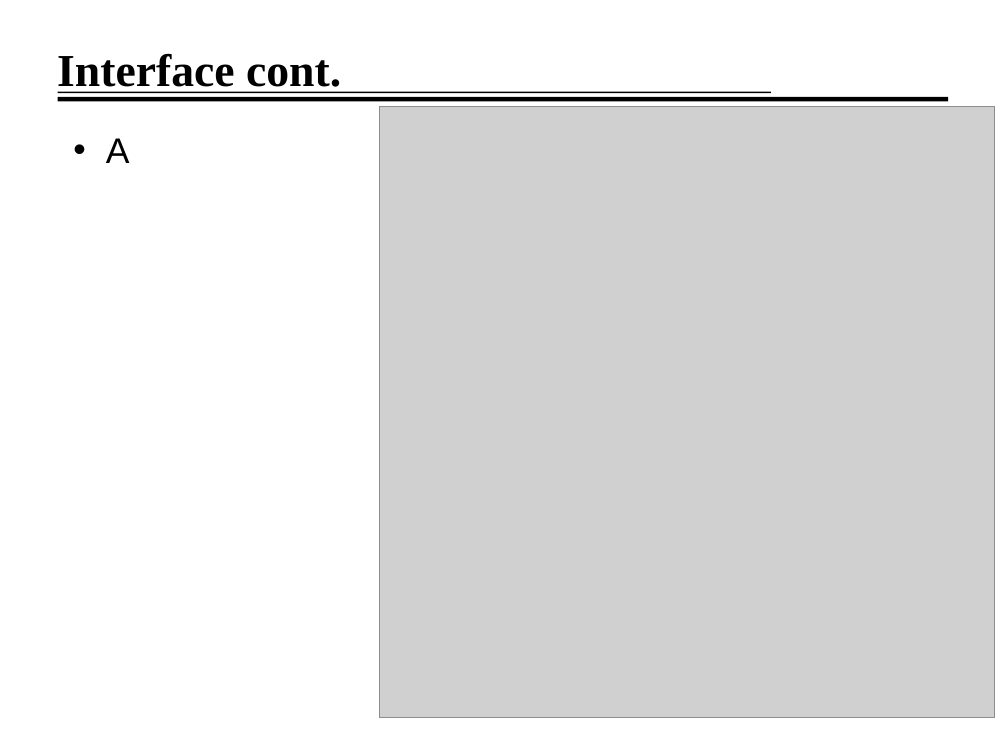
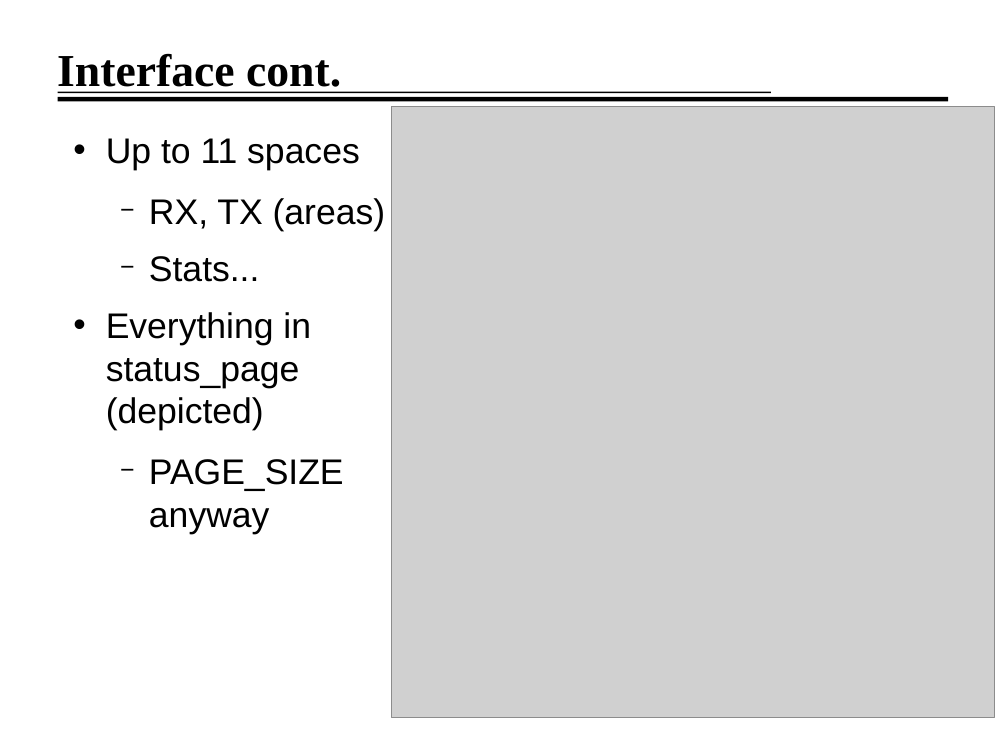
Before and after one commit to jirislaby/writings, a slide deck: slide 6 of presentation/seminar.odp (slide 5 before the commit). Drawn at 1008x756 pixels with LibreOffice and Linux fonts; fonts in the diff are those of the drawing; grey boxes stand for pictures; background and template pictures are left out. Boxes give left, top, right and bottom in pixels: in the first picture for what was removed or moved away, otherwise in the second. Text is boxed around its words. In the diff, an @@ line names an element or a change of style, - is before the commit and + after.

```diff
--- a/presentation/seminar.odp
+++ b/presentation/seminar.odp
@@ picture: place and size @@
-picture at [380,106,995,718]
+picture at [391,106,994,718]
@@ text at [106,138,386,534]: text changed @@
-• A
+• Up to 11 spaces
+  − RX, TX (areas)
+  − Stats...
+• Everything in
+  status_page
+  (depicted)
+  − PAGE_SIZE
+    anyway
```
Also in this commit, not shown: 2 other slides changed, 1 slide added, 2 other files.
